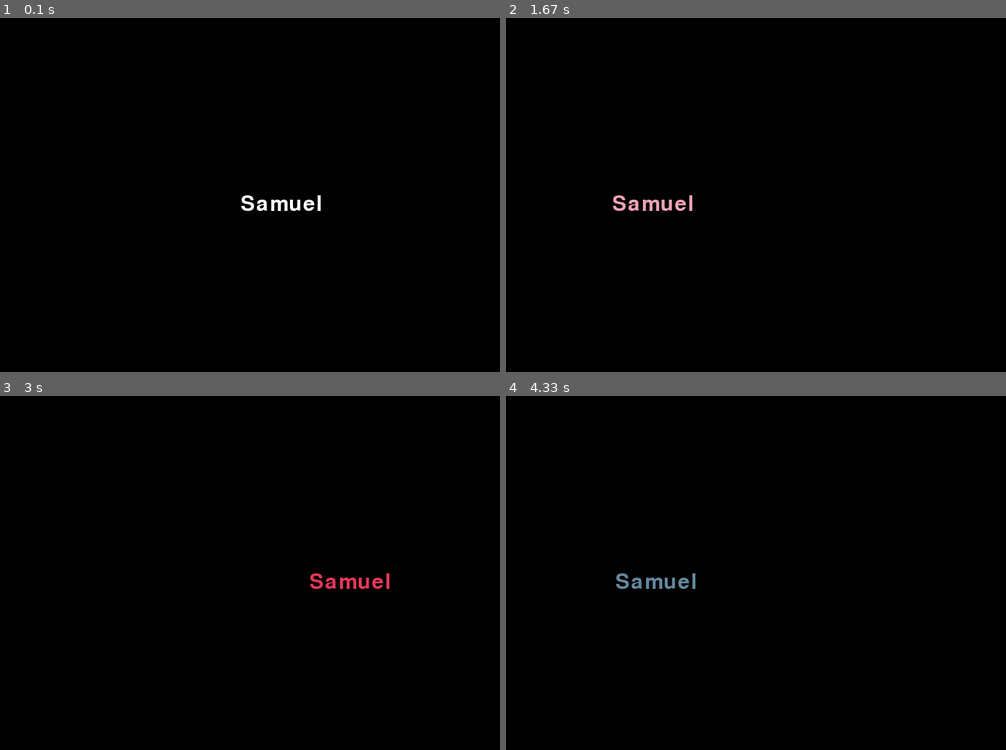
Above: before the commit, frames 1-4 (two rows, left to right).
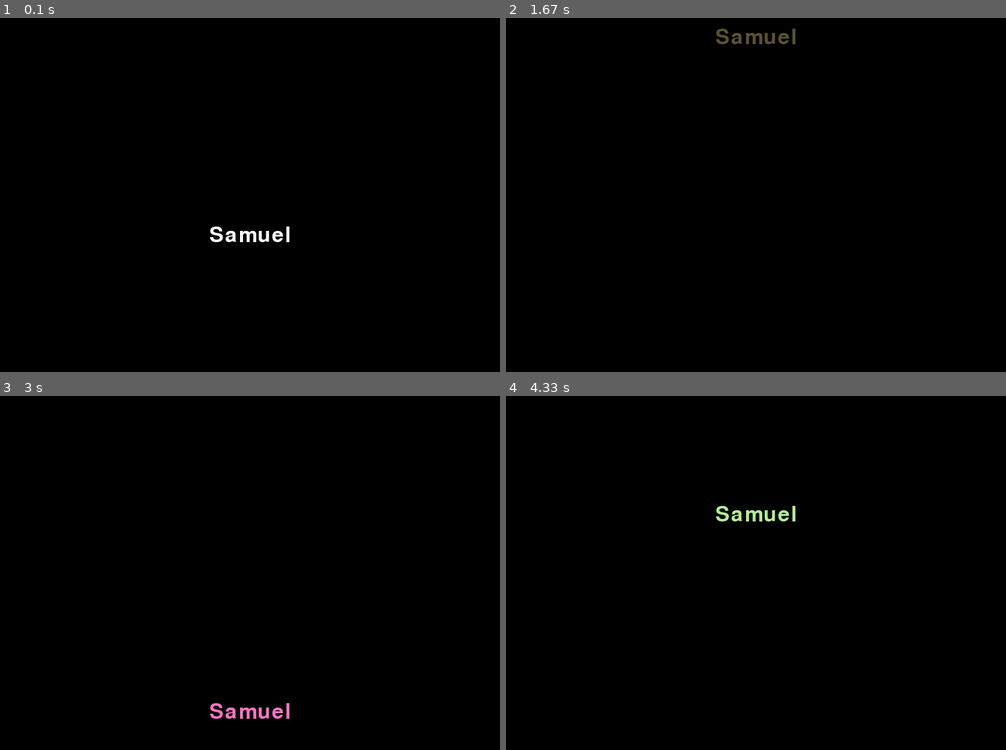
Above: after the commit, the same moments.

Repository: Sammus-s/DVD-pygame
Game: pygame game, started from main.py
Same seed, same stepped clock (60 frames per second), same inputs: the game is played once before the commit and once after it.
Inputs:
- Up to frame 1 (0.1 s): no input
- Up to frame 2 (1.67 s): no input
- Up to frame 3 (3 s): no input
- Up to frame 4 (4.33 s): no input

The runs differ from the first frame. In frame 1, 0.6% of the frame differs, in the area x 42-65%, y 50-64%; in frame 2, 0.6%; in frame 3, 0.6%; in frame 4, 0.6%.

Commit message:
feat: implemented horizontal text movement

Diff:
--- a/game.py
+++ b/game.py
@@ -1,6 +1,6 @@
 import sys
 import pygame
-from text_module import VerticalMoveText
+from text_module import VerticalMoveText, HorizontalMoveText
 from config import SCREEN_WIDTH,SCREEN_HEIGHT,BLACK,WHITE,FPS
 
 class Game:
@@ -10,7 +10,7 @@
         pygame.display.set_caption('DVD')
         self.clock = pygame.time.Clock()
         self.running = True
-        self.text = VerticalMoveText("Samuel", 50, WHITE, 5)
+        self.text = HorizontalMoveText("Samuel", 50, WHITE, 5)
 
     def handle_events(self):
         for event in pygame.event.get():
--- a/text_module.py
+++ b/text_module.py
@@ -21,15 +21,29 @@
         pass
 
 
+class HorizontalMoveText(MoveText):
+    def __init__(self, text, font_size, text_color, speed_y):
+        super().__init__(text, font_size, text_color)
+        self.speed_y = speed_y
+
+    def update(self):
+        self.rect.y = max(0, min((self.rect.y + self.speed_y), SCREEN_HEIGHT - self.rect.height))
+        is_colliding_y = self.rect.top <= 0 or self.rect.bottom >= SCREEN_HEIGHT
+
+        if is_colliding_y:
+            self.speed_y *= -1
+            self._set_random_color()
+
+    def draw(self, screen):
+        screen.blit(self.text_surf, self.rect)
+
 class VerticalMoveText(MoveText):
     def __init__(self, text, font_size, text_color, speed_x):
         super().__init__(text, font_size, text_color)
         self.speed_x = speed_x
 
-
     def update(self):
         self.rect.x = max(0, min((self.rect.x + self.speed_x), SCREEN_WIDTH - self.rect.width))
-
         is_colliding_x = self.rect.left <= 0 or self.rect.right >= SCREEN_WIDTH
 
         if is_colliding_x:
